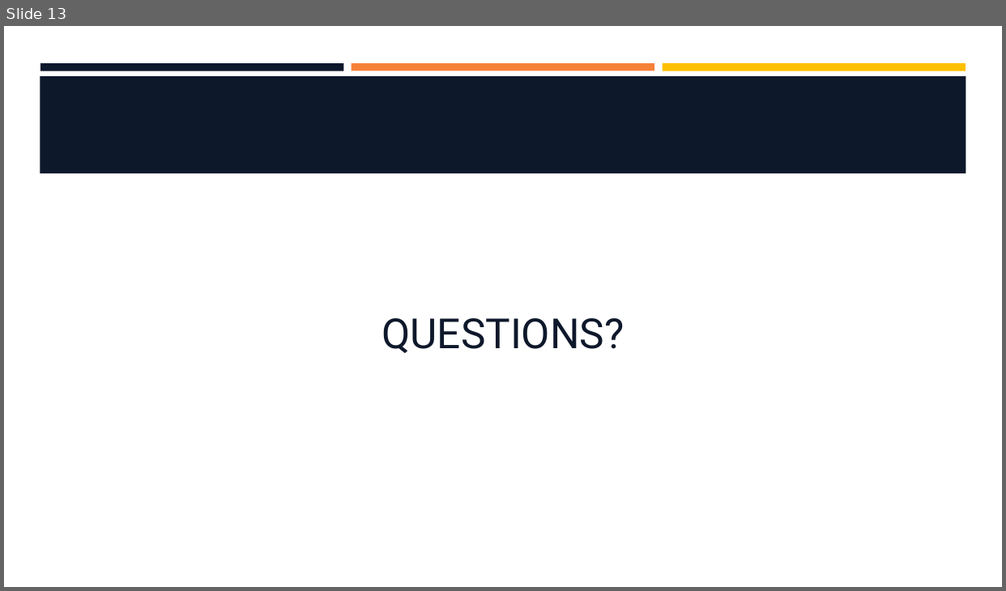
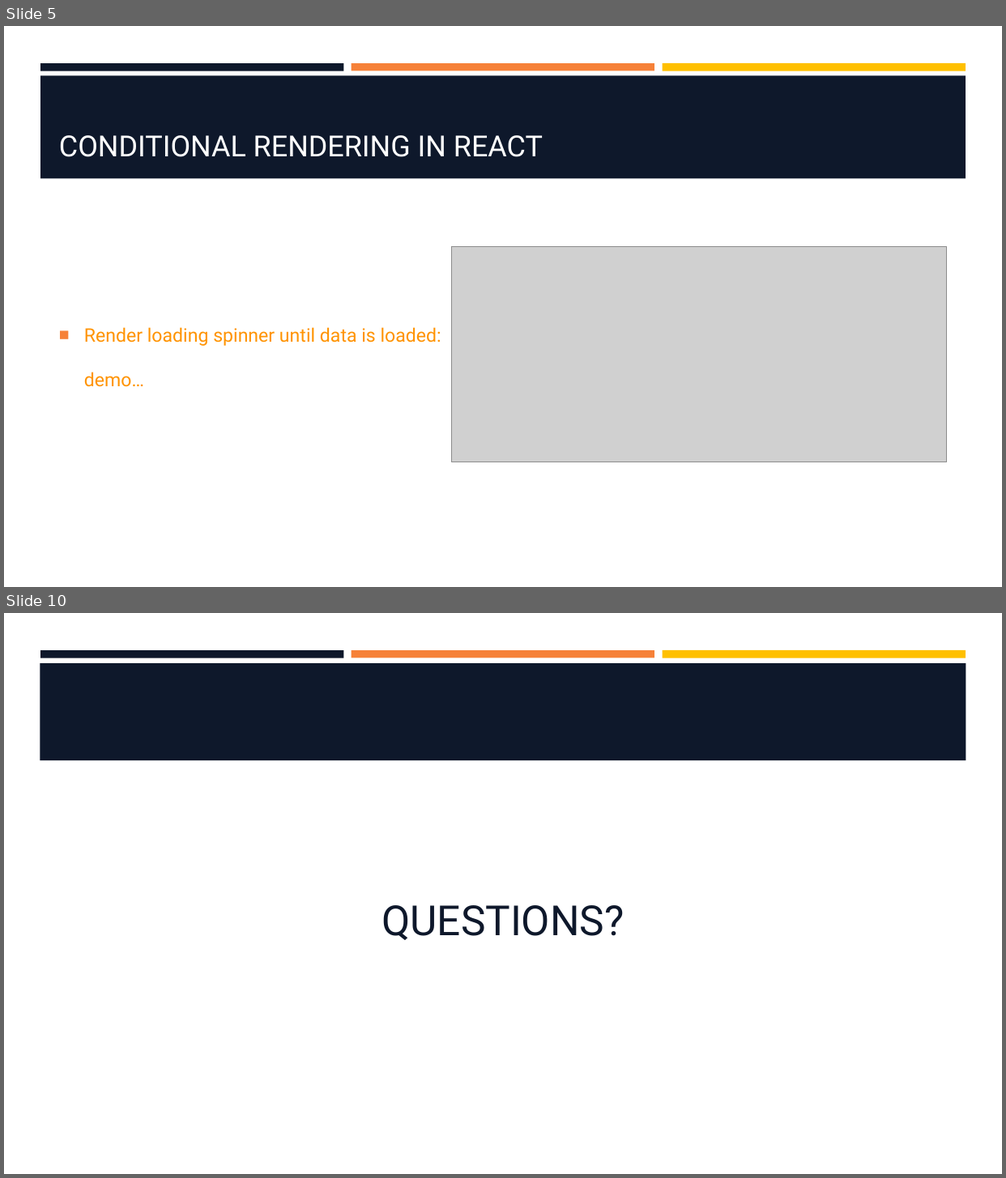
Before and after one commit to hawkeye1900/SBC-Sept24, a slide deck: week-9/W9-S3-Rendering-API-Deployment/W9-S3-Rendering-API-Deployment.pptx. Shown one above the other, each under a label of ours: slide 13 before the commit, slides 5 and 10 after it; the slides between them are not shown. The pictures are 1006x591 and 1006x1178 pixels, drawn with LibreOffice and Linux fonts; fonts in the diff are those of the drawing; grey boxes stand for pictures; background and template pictures are left out. Boxes give left, top, right and bottom in pixels: in the first picture for what was removed or moved away, otherwise in the second. Text is boxed around its words. In the diff, an @@ line names an element or a change of style, - is before the commit and + after.

```diff
--- a/week-9/W9-S3-Rendering-API-Deployment/W9-S3-Rendering-API-Deployment.pptx
+++ b/week-9/W9-S3-Rendering-API-Deployment/W9-S3-Rendering-API-Deployment.pptx
@@ slide 5 added at bbox=[4, 26, 1002, 587], background #FFFFFF; not listed: 3 template elements that a slide beside it also shows @@
@@ rectangle added at bbox=[40, 75, 966, 179], fill #0E182B @@
@@ title added at bbox=[59, 135, 543, 157], 28 pt, text #FFFFFF @@
+CONDITIONAL RENDERING IN REACT
@@ picture added at bbox=[452, 247, 947, 463] @@
@@ text added at bbox=[84, 327, 441, 387], 18 pt, text #FF9300 @@
+■ Render loading spinner until data is loaded:
+  demo…
@@ what was slide 13 is now slide 10 @@
```
Also in this commit, not shown: 4 slides changed, 4 other slides added, 8 slides removed, 1 other file.
